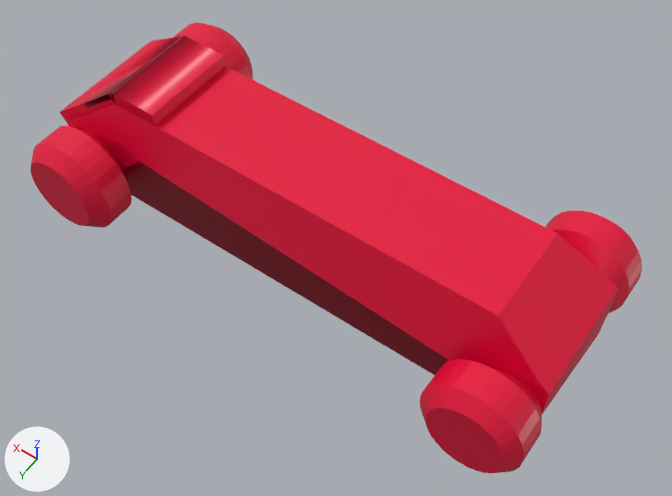
Renders of the FBX model Assets/Furniture Assets/FBX/toy.fbx from each side of a commit.
One viewpoint serves both versions: a 50 mm lens placed at (-6.69, 9.0, 12.99), pointed at (-0.51, 0.35, -0.61). Arrows for +X, +Y and +Z are at lower left; the lights stay in place. Where no turn or scale is listed for an object, it has been applied to the vertices.

Script lines for the objects in view, before the commit:
```python
me_cube = bpy.data.meshes.new('Cube')
me_cube.from_pydata(...)  # 543 vertices, 426 faces; spans x -5.38..5.47, y -2.48..2.45, z -1.53..1.27
me_cube.materials.append(mat_material)  # pink #e7003a
ob_cube = bpy.data.objects.new('Cube', me_cube)
ob_cube.location = (0.0, 0.0, 0.0)
```
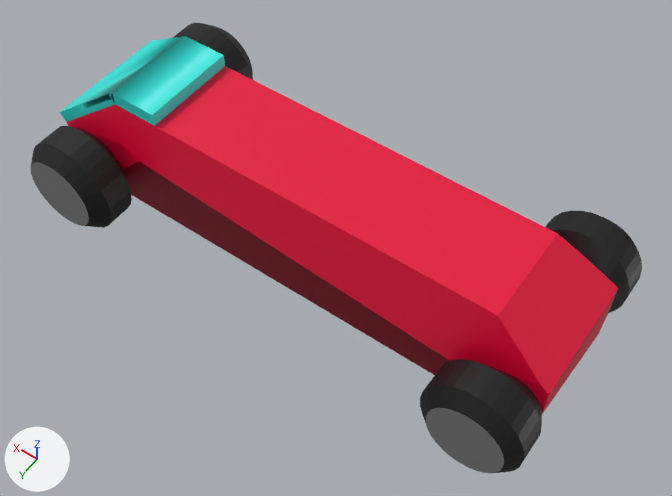
Where the change shows, as pixel boxes (x1, y1, x2, y2) in the pictures (672 x 496 px):
```json
{"part": 1, "of": "me_cube", "change": "recoloured", "before": [546, 211, 642, 313], "after": [546, 211, 642, 313]}
{"part": 2, "of": "me_cube", "change": "recoloured", "before": [420, 359, 542, 473], "after": [420, 359, 542, 473]}
{"part": 3, "of": "me_cube", "change": "recoloured", "before": [173, 23, 253, 80], "after": [173, 23, 253, 80]}
{"part": 4, "of": "me_cube", "change": "recoloured", "before": [31, 126, 132, 228], "after": [31, 126, 132, 228]}
{"part": 5, "of": "me_cube", "change": "recoloured", "before": [60, 36, 225, 126], "after": [60, 36, 225, 126]}
{"part": 6, "of": "me_cube", "change": "recoloured", "before": [426, 408, 504, 473], "after": [426, 408, 504, 473]}
{"part": 7, "of": "me_cube", "change": "recoloured", "before": [30, 162, 89, 226], "after": [30, 162, 89, 226]}
```

Edits to the scene script, one JSON object a line:
```json
{"op": "add", "block": "mat_material_001", "code": ["mat_material_001 = principled_material('Material.001')", "mat_material_001.base_color = (0.0031, 0.0031, 0.0031)  # black #0a0a0a"]}
{"op": "add", "block": "mat_material_002", "code": ["mat_material_002 = principled_material('Material.002')", "mat_material_002.base_color = (0.0308, 0.8, 0.733)  # cyan #31e7de"]}
{"op": "add", "block": "mat_material_003", "code": ["mat_material_003 = principled_material('Material.003')", "mat_material_003.base_color = (0.227, 0.227, 0.227)  # grey #838383"]}
{"block": "me_cube", "where": "me_cube.from_pydata(...)  # 543 vertices, 426 faces; spans x -5.38..5.47, y -2.48..2.45, z -1.53..1.27"}
{"block": "me_cube", "where": "# used by ob_cube; location = (0.0, 0.0, 0.0)"}
{"block": "me_cube", "change": "me_cube part 1: all 96 faces centred in x -5.38..-3.49, y -2.3..-1.47, z -1.53..0.53 switch from mat_material (pink #e7003a) to mat_material_001 (black #0a0a0a)"}
{"block": "me_cube", "change": "me_cube part 2: all 96 faces centred in x -5.38..-3.49, y 1.44..2.28, z -1.53..0.53 switch from mat_material (pink #e7003a) to mat_material_001 (black #0a0a0a)"}
{"block": "me_cube", "change": "me_cube part 3: all 96 faces centred in x 3.47..5.47, y -2.33..-1.47, z -1.53..0.53 switch from mat_material (pink #e7003a) to mat_material_001 (black #0a0a0a)"}
{"block": "me_cube", "change": "me_cube part 4: all 96 faces centred in x 3.47..5.47, y 1.44..2.3, z -1.53..0.53 switch from mat_material (pink #e7003a) to mat_material_001 (black #0a0a0a)"}
{"block": "me_cube", "change": "me_cube part 5: 12 of the faces centred in x 3.07..5.31, y -1.14..1.17, z 0.24..1.27 switch from mat_material (pink #e7003a) to mat_material_002 (cyan #31e7de)"}
{"block": "me_cube", "change": "me_cube part 6: the 1 face centred in x -4.46, y 2.4, z -0.5 switches from mat_material (pink #e7003a) to mat_material_003 (grey #838383)"}
{"block": "me_cube", "change": "me_cube part 7: the 1 face centred in x 4.51, y 2.45, z -0.5 switches from mat_material (pink #e7003a) to mat_material_003 (grey #838383)"}
{"op": "add", "block": "me_cube", "code": "me_cube.materials.append(mat_material_003)  # grey #838383"}
```
